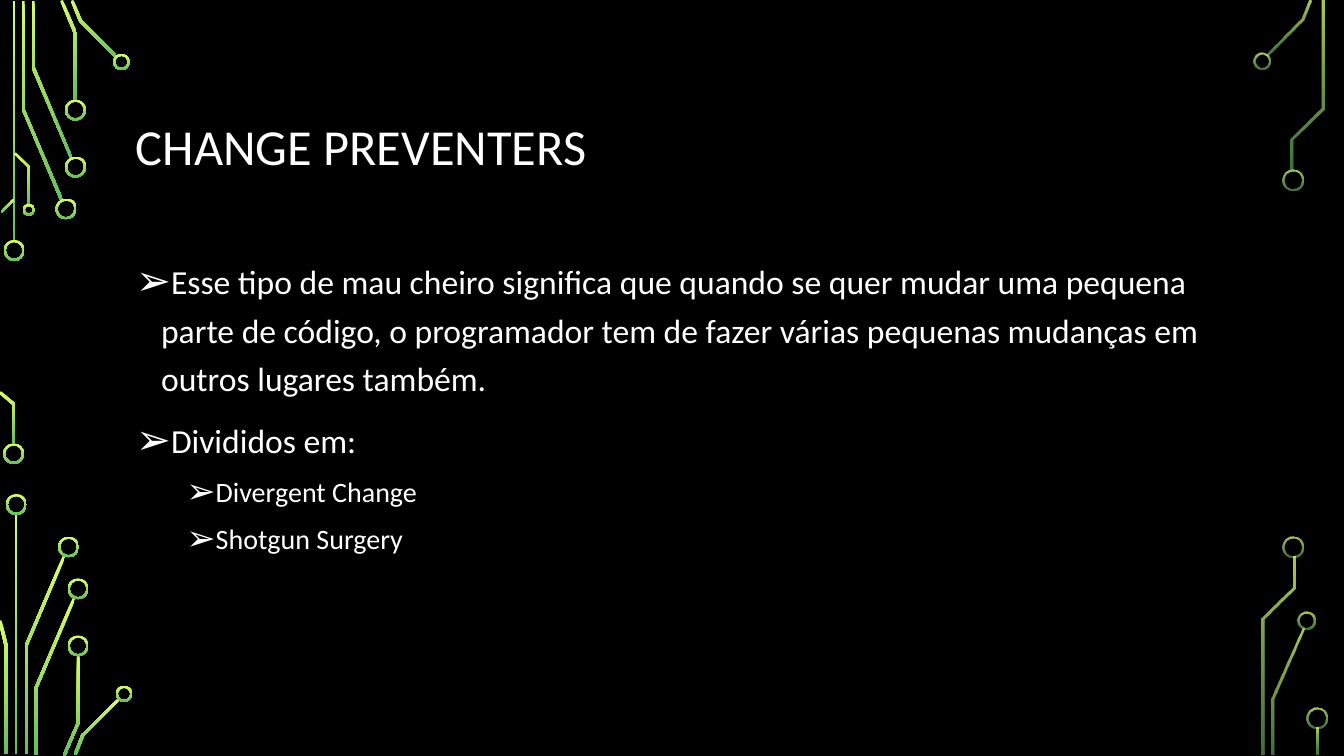
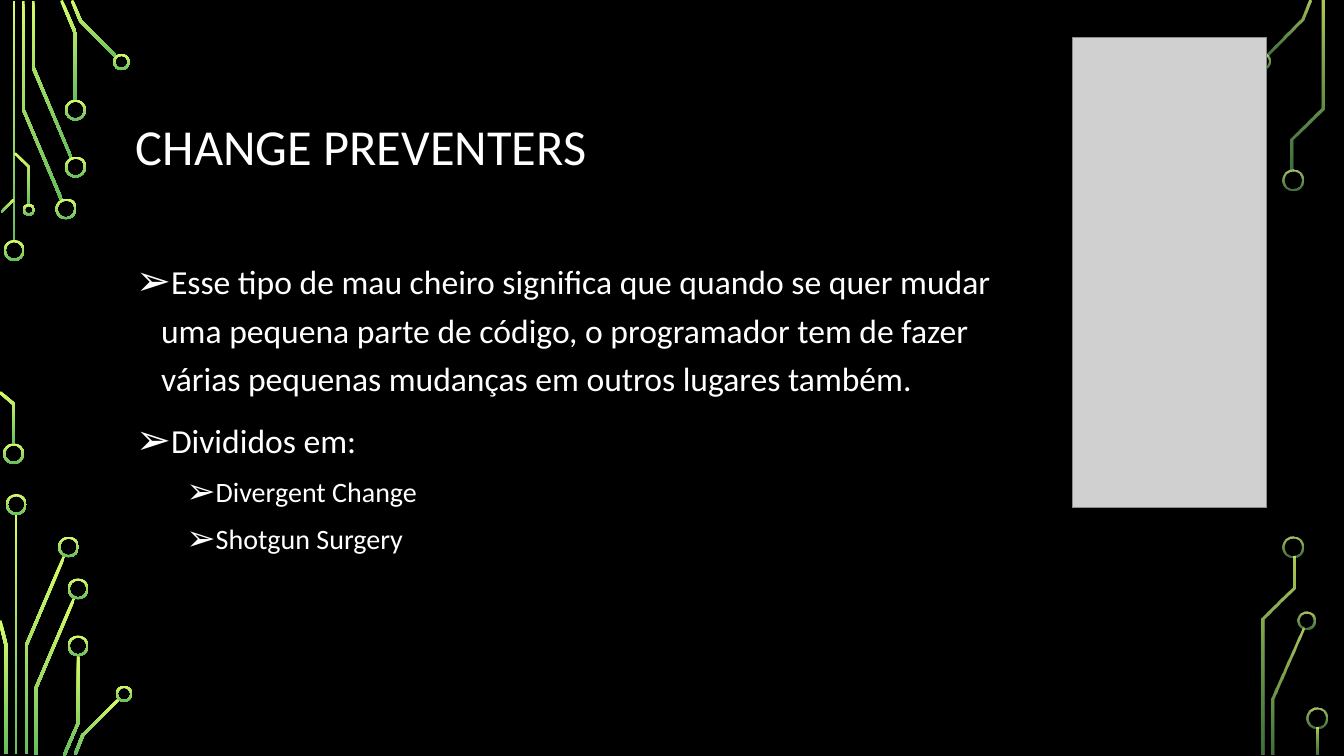
Before and after one commit to Zillyy/engdesoftwareA-elc1069, a slide deck: slide 8 of seminario/ENGENHARIA-DE-SOFTWARE-REFATORAÇÃO.pptx. Drawn at 1344x756 pixels with LibreOffice and Linux fonts; fonts in the diff are those of the drawing; grey boxes stand for pictures; background and template pictures are left out. Boxes give left, top, right and bottom in pixels: in the first picture for what was removed or moved away, otherwise in the second. Text is boxed around its words. In the diff, an @@ line names an element or a change of style, - is before the commit and + after.

```diff
--- a/seminario/ENGENHARIA-DE-SOFTWARE-REFATORAÇÃO.pptx
+++ b/seminario/ENGENHARIA-DE-SOFTWARE-REFATORAÇÃO.pptx
@@ picture added at [1073, 37, 1267, 507] @@
@@ text "Esse tipo de mau cheiro ..." rewrapped from [161, 270, 1198, 554] to [161, 270, 990, 554] @@
```
Also in this commit, not shown: 5 other slides changed, 5 other files.
